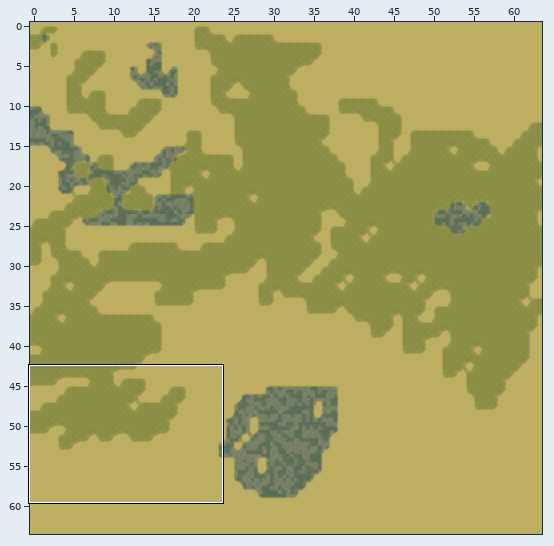
One commit to this Tiled map: maps/test.tmx. Above, an overview of the earlier version with the close-up marked.
Close-up. As it was:
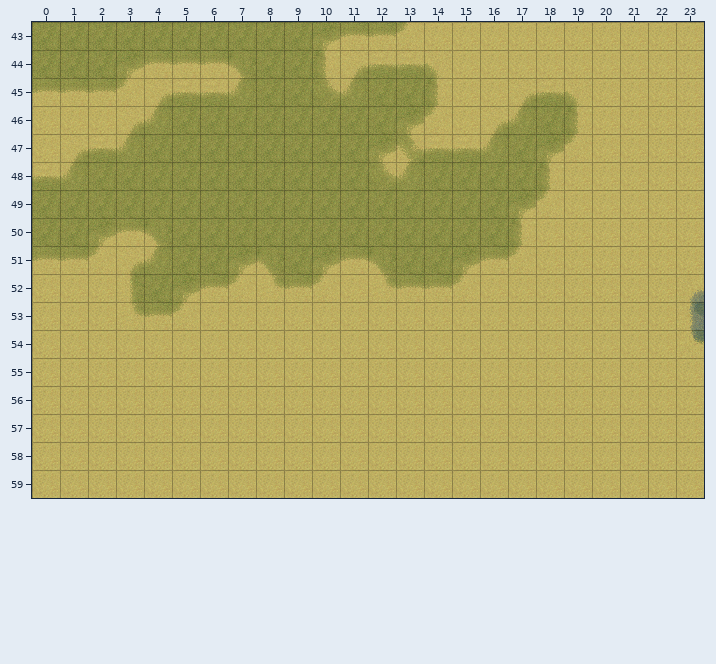
Cells are 32x32 px. Shown: x 0..23, y 43..59. The commit also changed other parts of the map, which this record leaves out.
The result:
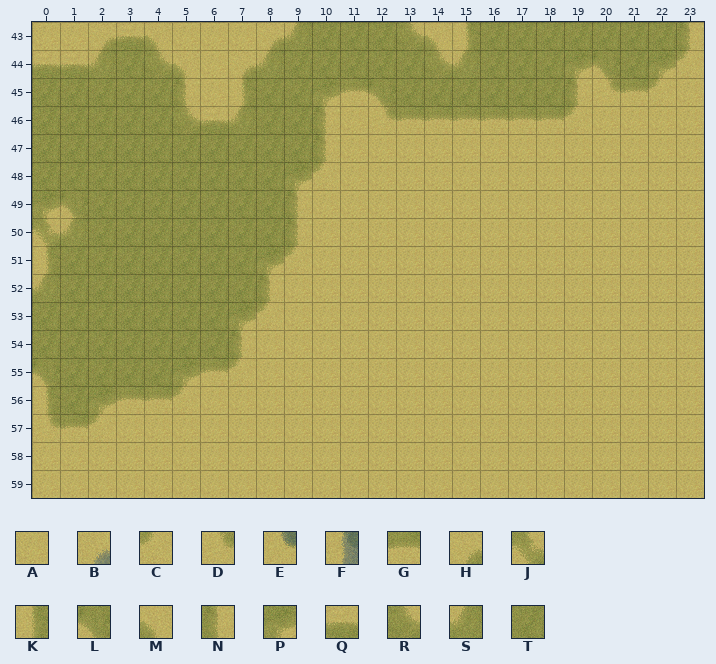
Key: from "ground_terrains": A 0, B 4, C 16, D 32, E 34, F 38, G 48, H 64, J 80, K 96, L 112, M 128, N 144, P 176, Q 192, R 208, S 224, T 240.
_ is an empty cell.
Tiles replaced or removed in this view: A, B, C, D, E, F, G, H, J, K, L, M, N, P, Q, R, S, T.
Changes in this commit:
Changed rows in their new state; . is an unchanged cell.
Layer "Ground texture":
first column x 0:
43 AAHQMAAAHSTTTRMKTTTTTTTN
44 QQSTRMAHS.TTTTRSTTTPLTPC
45 TTTTTNAK..PGL.TTTTTNDGC.
46 TTTTTRQS..NADGGGGGGC....
47 TTTT......NAAAAAAAAA....
48 TT.......PCAAAAAAAA.....
49 PL.......NAAAAAAAAA.....
50 JSTTT....NAAAAAAAA......
51 KTTTT..TPCAAAAAAAA......
52 STTT.TTTNAA.AAAA.......A
53 TTTTTTTPC..............A
54 TTTTTTTN...............A
55 LTTTTPGC................
56 KTPGGC..................
57 DGC.....................
Boxes around the changes in both close-ups, in picture pixels (x1, y1, x2, y2):
changed: (32, 22, 704, 442)
